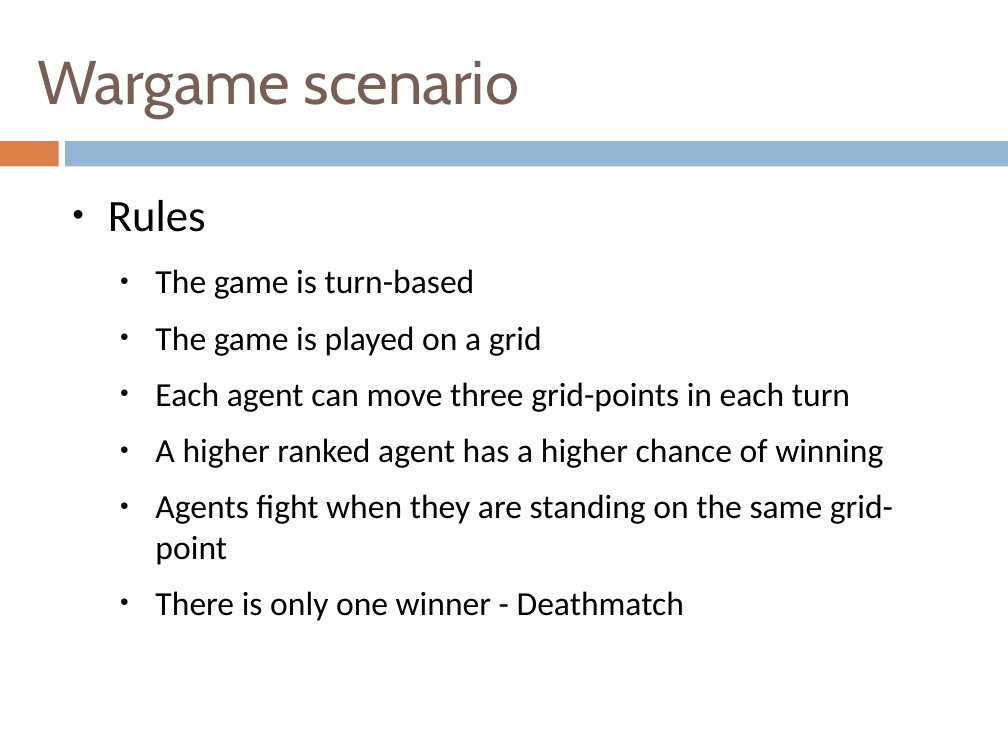
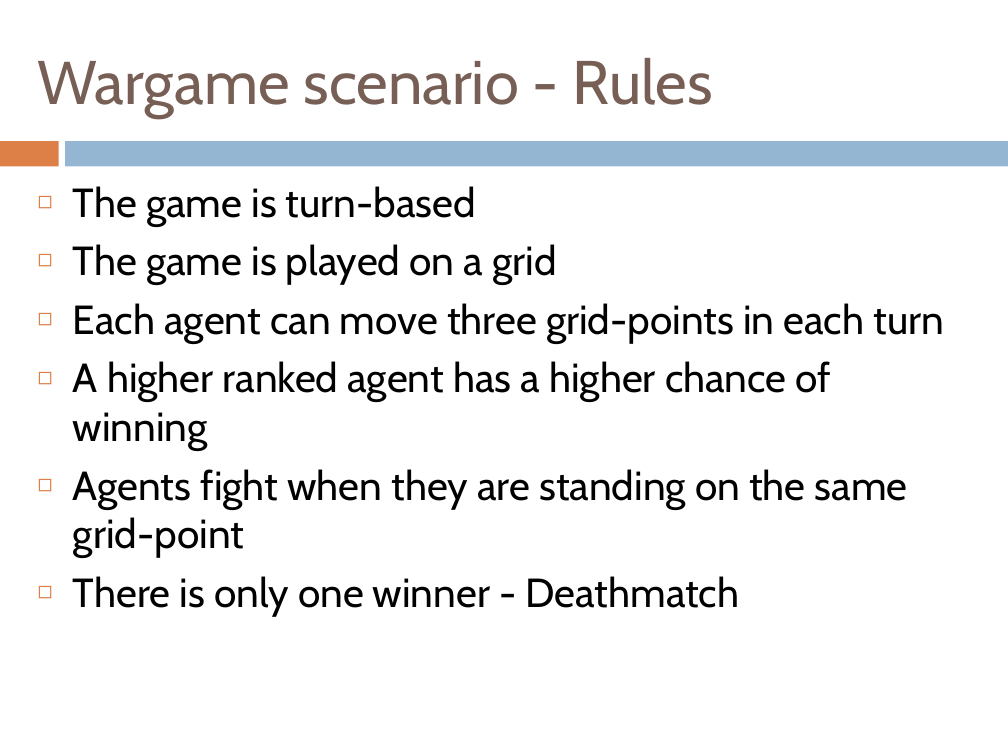
Before and after one commit to henrikklarup/sw402a, a slide deck: slide 7 of Project/præsentation/lasse.pptx. Drawn at 1008x756 pixels with LibreOffice and Linux fonts; fonts in the diff are those of the drawing. Boxes give left, top, right and bottom in pixels: in the first picture for what was removed or moved away, otherwise in the second. Text is boxed around its words. In the diff, an @@ line names an element or a change of style, - is before the commit and + after.

```diff
--- a/Project/præsentation/lasse.pptx
+++ b/Project/præsentation/lasse.pptx
@@ title at (38,58,713,119): text changed @@
-Wargame scenario
+Wargame scenario - Rules
@@ text "The game is turn-based": place and size @@
-text "The game is turn-based" at (108,200,893,621)
+text "The game is turn-based" at (73,186,944,616)
@@ text "The game is turn-based" at (73,186,944,616): size 24 to 29 pt, font Calibri to Cabin; bullet ● to ◻; list level 2 to 1 in "The game is turn-based"; list level 2 to 1 in "The game is played on ..."; list level 2 to 1 in "Each agent can move three ..."; list level 2 to 1 in "A higher ranked agent has ..."; list level 2 to 1 in "Agents fight when they are ..."; list level 2 to 1 in "There is only one winner ..." @@
@@ text at (108,200,206,232): paragraph removed @@
-● Rules
```
Also in this commit, not shown: 22 other slides changed.
